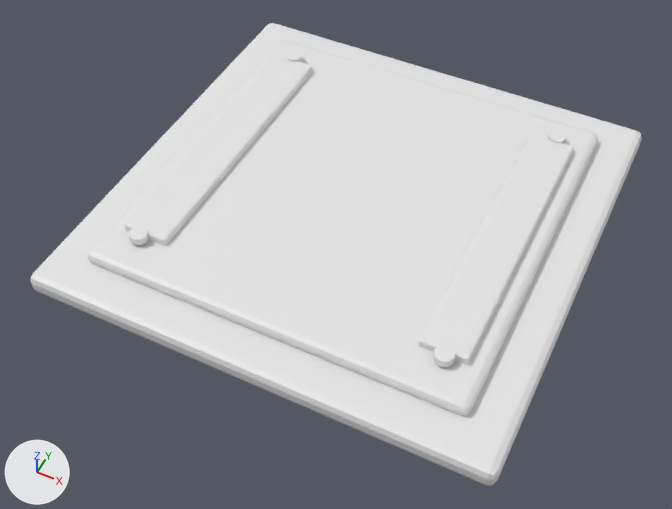
The glTF model godot/assets/generated/industrial/dz_floor_hatch.glb, before and after one commit.
Before and after are seen from a 50 mm camera at (0.97, -2.12, 2.39) aimed at (0.0, -0.17, -0.05). Arrows for +X, +Y and +Z are at lower left; the lights stay in place. The older version comes first.

The first picture shows 'HatchBolt_-0.54_-0.54', 'HatchBolt_-0.54_0.54', 'HatchBolt_0.54_-0.54', 'HatchBolt_0.54_0.54', 'HatchFrame', 'HatchHazard_-1.0', 'HatchHazard_1.0', 'HatchPanel'.
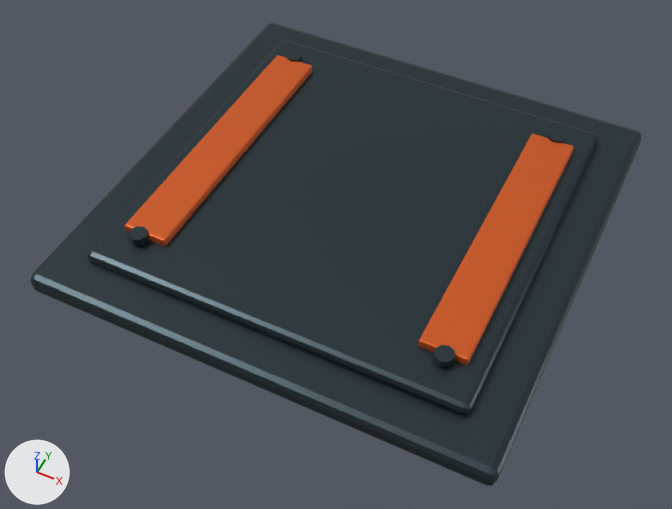
Where the change shows, as pixel boxes (x1, y1, x2, y2) in the pictures (672 x 509 px):
'HatchPanel', recoloured, surface changed (white to dark blue)
    both: (88, 40, 598, 416)
'HatchFrame', recoloured, surface changed (white to dark blue)
    both: (30, 23, 642, 486)
'HatchHazard_1.0', recoloured (white to orange)
    both: (418, 134, 574, 365)
'HatchHazard_-1.0', recoloured (white to orange)
    both: (125, 55, 312, 246)
'HatchBolt_0.54_-0.54', recoloured, surface changed (white to dark blue)
    both: (434, 345, 455, 367)
'HatchBolt_-0.54_-0.54', recoloured, surface changed (darker)
    both: (129, 226, 148, 245)
'HatchBolt_0.54_0.54', recoloured, surface changed (white to dark blue)
    both: (548, 130, 566, 143)
'HatchBolt_-0.54_0.54', recoloured, surface changed
    both: (287, 51, 302, 62)

The edits, one by one:
Material 'DZ_DarkSteel' (mat_dz_darksteel) changes colour from white #e7e7e7 to dark blue #354248; in linear values from (0.8, 0.8, 0.8) to (0.035, 0.055, 0.065).
In material 'DZ_DarkSteel' (mat_dz_darksteel), metallic goes from 0.0 to 0.72.
Material 'DZ_HazardOrange' (mat_dz_hazardorange) changes colour from white #e7e7e7 to orange #d15b1d; in linear values from (0.8, 0.8, 0.8) to (0.64, 0.105, 0.012).
